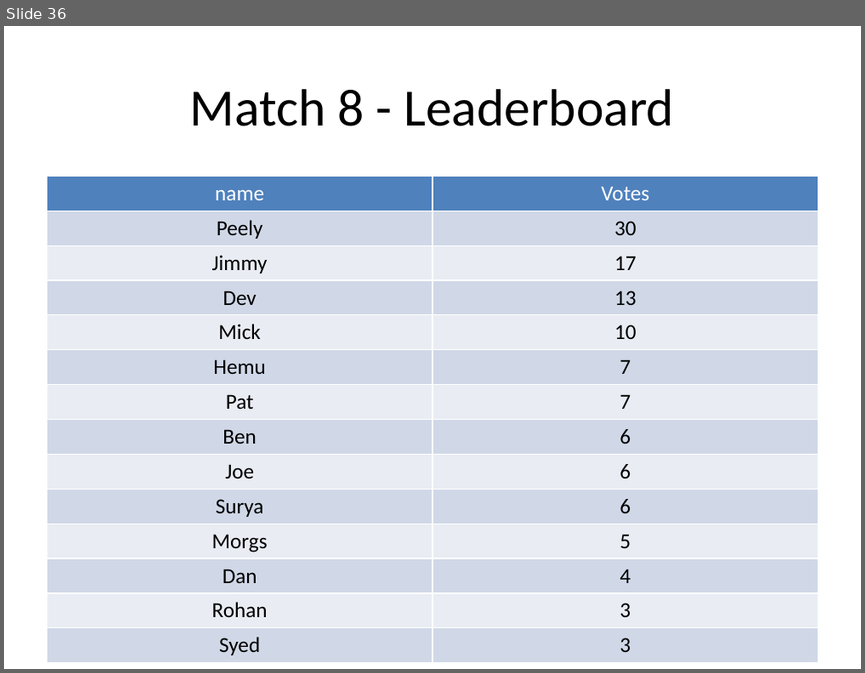
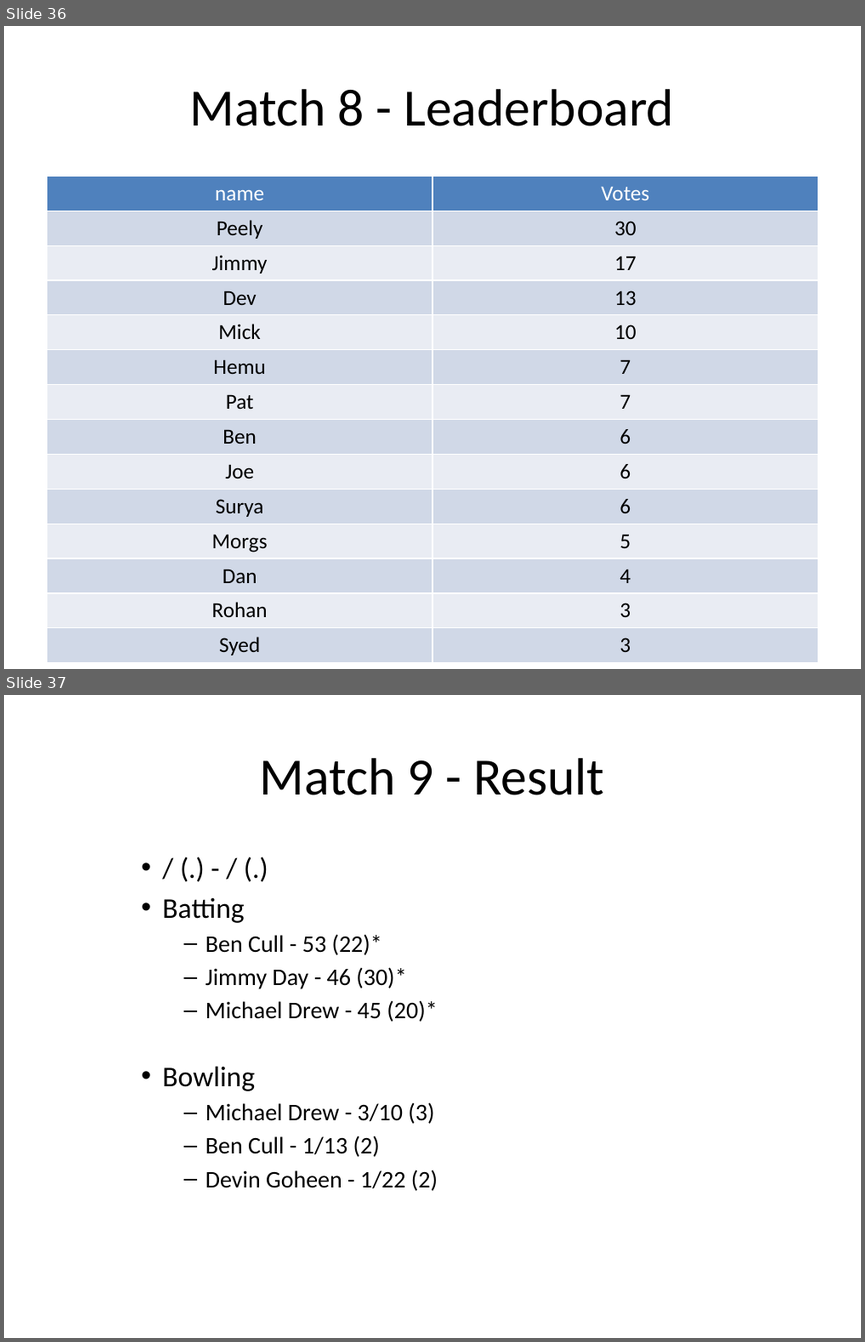
Before and after one commit to jimmyday12/nutty-cuckoo-super-kings, a slide deck: presentations/preso-summer-2021.pptx. Shown one above the other, each under a label of ours: slide 36 before the commit, slides 36 and 37 after it. The pictures are 865x673 and 865x1342 pixels, drawn with LibreOffice and Linux fonts; fonts in the diff are those of the drawing. Boxes give left, top, right and bottom in pixels: in the first picture for what was removed or moved away, otherwise in the second. Text is boxed around its words. In the diff, an @@ line names an element or a change of style, - is before the commit and + after.

```diff
--- a/presentations/preso-summer-2021.pptx
+++ b/presentations/preso-summer-2021.pptx
@@ slide 37 added at (4, 695, 861, 1338), background #FFFFFF @@
@@ title added at (260, 758, 604, 795), 44 pt, text #000000 @@
+Match 9 - Result
@@ text added at (162, 897, 438, 1191), 20 pt, text #000000 @@
+    • / (.) - / (.)
+    • Batting
+      – Ben Cull - 53 (22)*
+      – Jimmy Day - 46 (30)*
+      – Michael Drew - 45 (20)*
+    • Bowling
+      – Michael Drew - 3/10 (3)
+      – Ben Cull - 1/13 (2)
+      – Devin Goheen - 1/22 (2)
```
Also in this commit, not shown: 3 slides changed, 2 other slides added, 17 other files.
